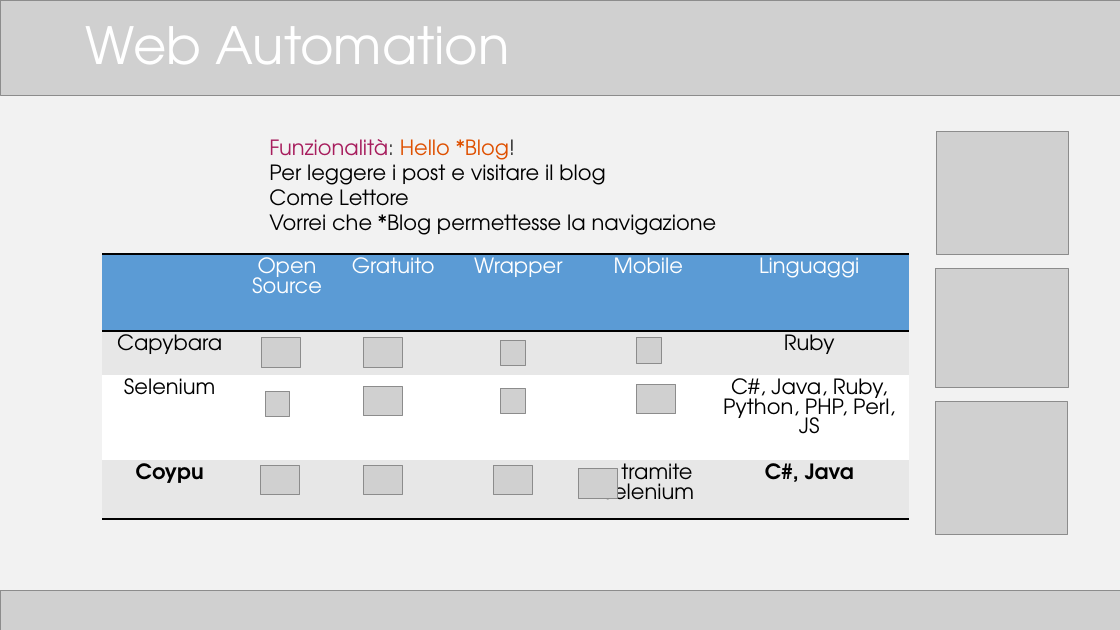
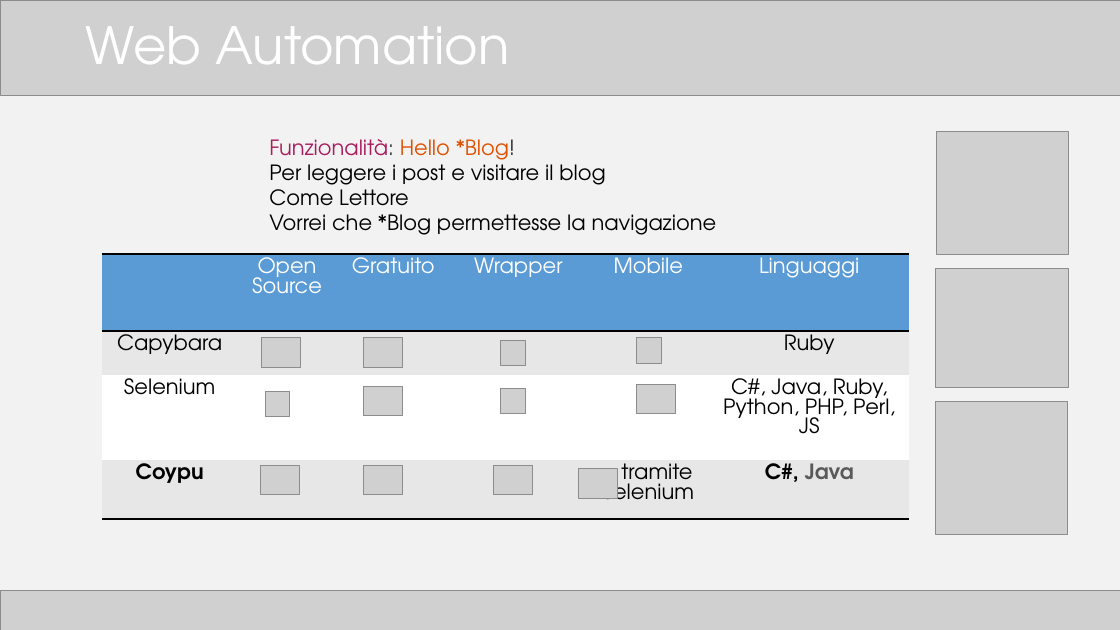
Before and after one commit to TTia/xblog-thesis, a slide deck: slide 16 of Presentazione.pptx. Drawn at 1120x630 pixels with LibreOffice and Linux fonts; fonts in the diff are those of the drawing; grey boxes stand for pictures. Boxes give left, top, right and bottom in pixels: in the first picture for what was removed or moved away, otherwise in the second. Text is boxed around its words. In the diff, an @@ line names an element or a change of style, - is before the commit and + after.

```diff
--- a/Presentazione.pptx
+++ b/Presentazione.pptx
@@ table at [103, 255, 909, 520] @@
@@ text colour #000000 to #595959 in "Java" @@
```
Also in this commit, not shown: 9 other slides changed, 9 other files.
